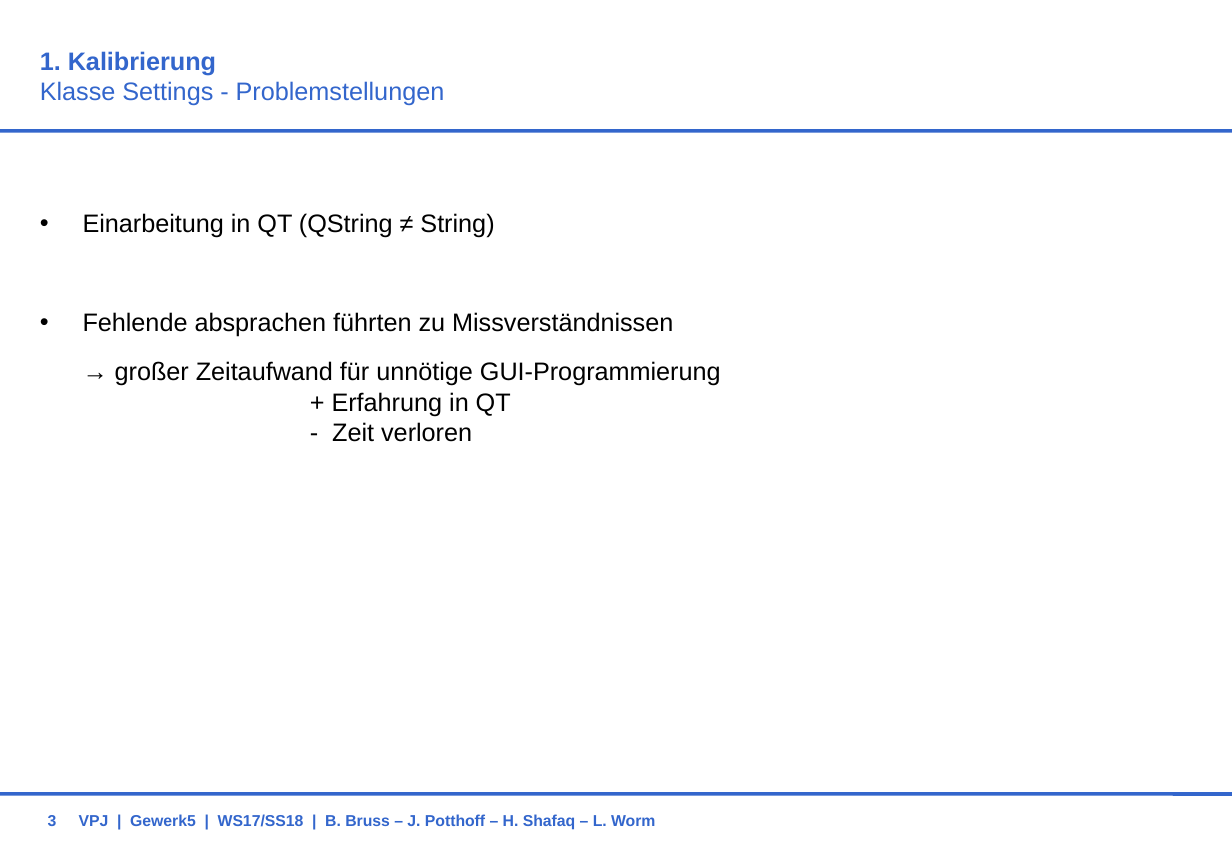
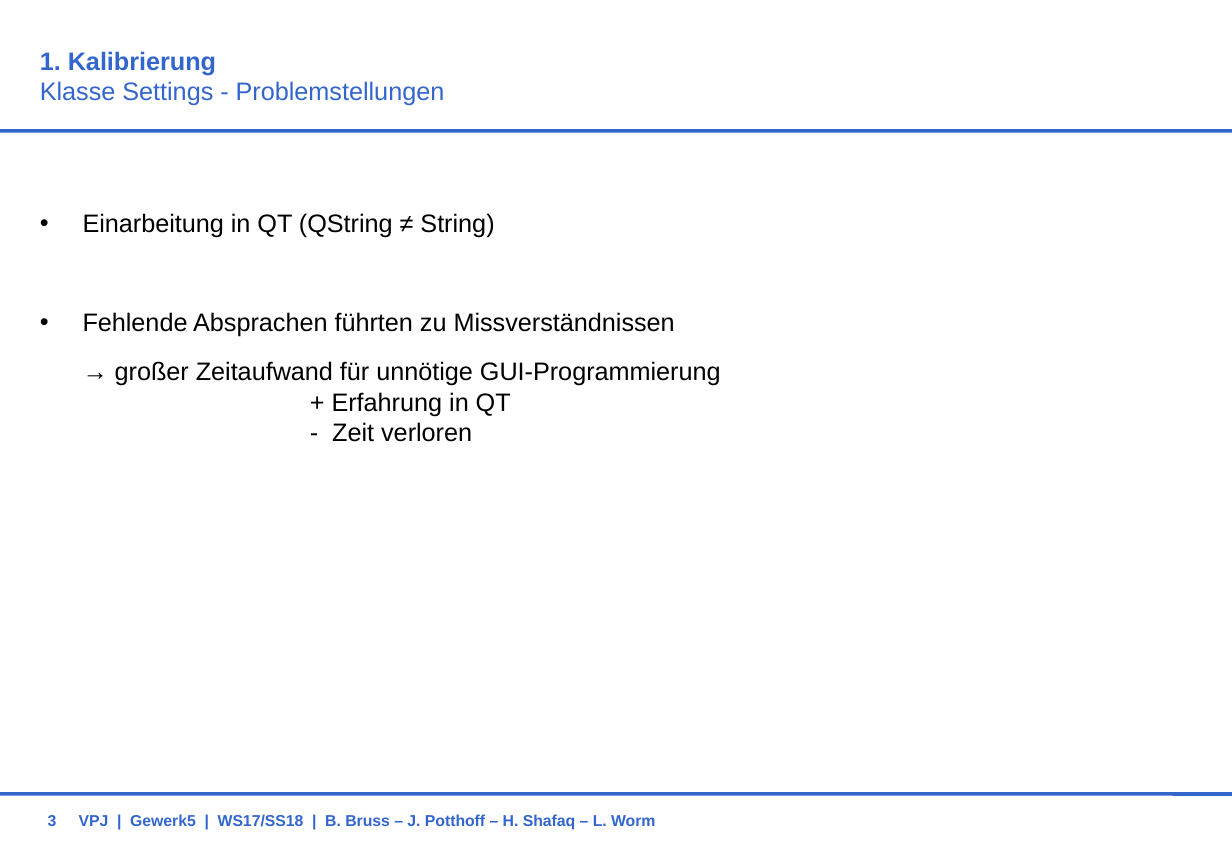
Before and after one commit to BBRUSS/VPJW17G5, a slide deck: slide 3 of 11_Orga/ZwischenPraesentation.ppt. Drawn at 1232x853 pixels with LibreOffice and Linux fonts; fonts in the diff are those of the drawing; background and template pictures are left out. Boxes give left, top, right and bottom in pixels: in the first picture for what was removed or moved away, otherwise in the second. Text is boxed around its words. In the diff, an @@ line names an element or a change of style, - is before the commit and + after.

```diff
--- a/11_Orga/ZwischenPraesentation.ppt
+++ b/11_Orga/ZwischenPraesentation.ppt
@@ text at (x1=83, y1=312, x2=675, y2=337): text changed @@
-• Fehlende absprachen führten zu Missverständnissen
+• Fehlende Absprachen führten zu Missverständnissen
```
Also in this commit, not shown: 1 other slide changed.
